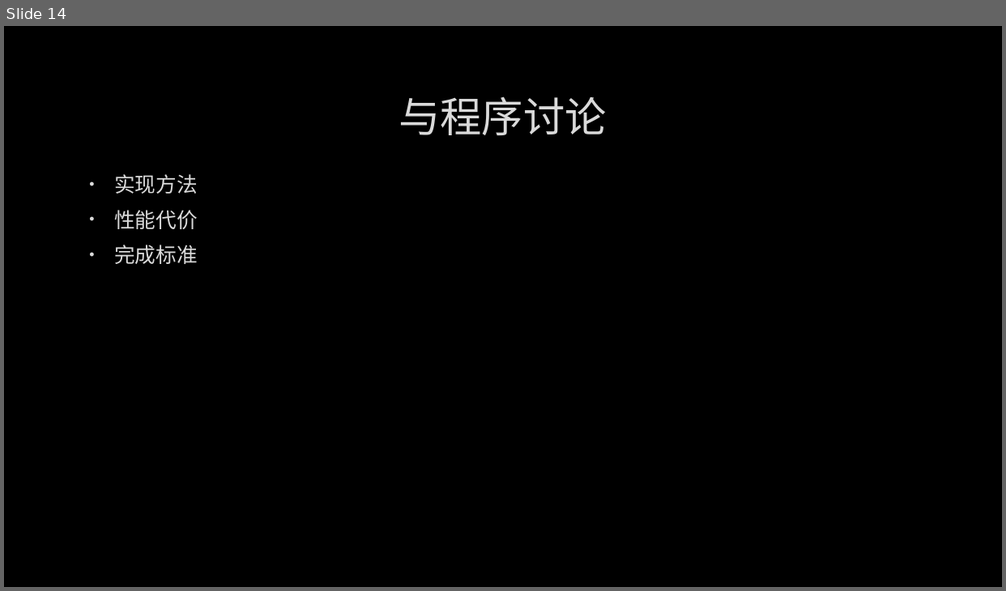
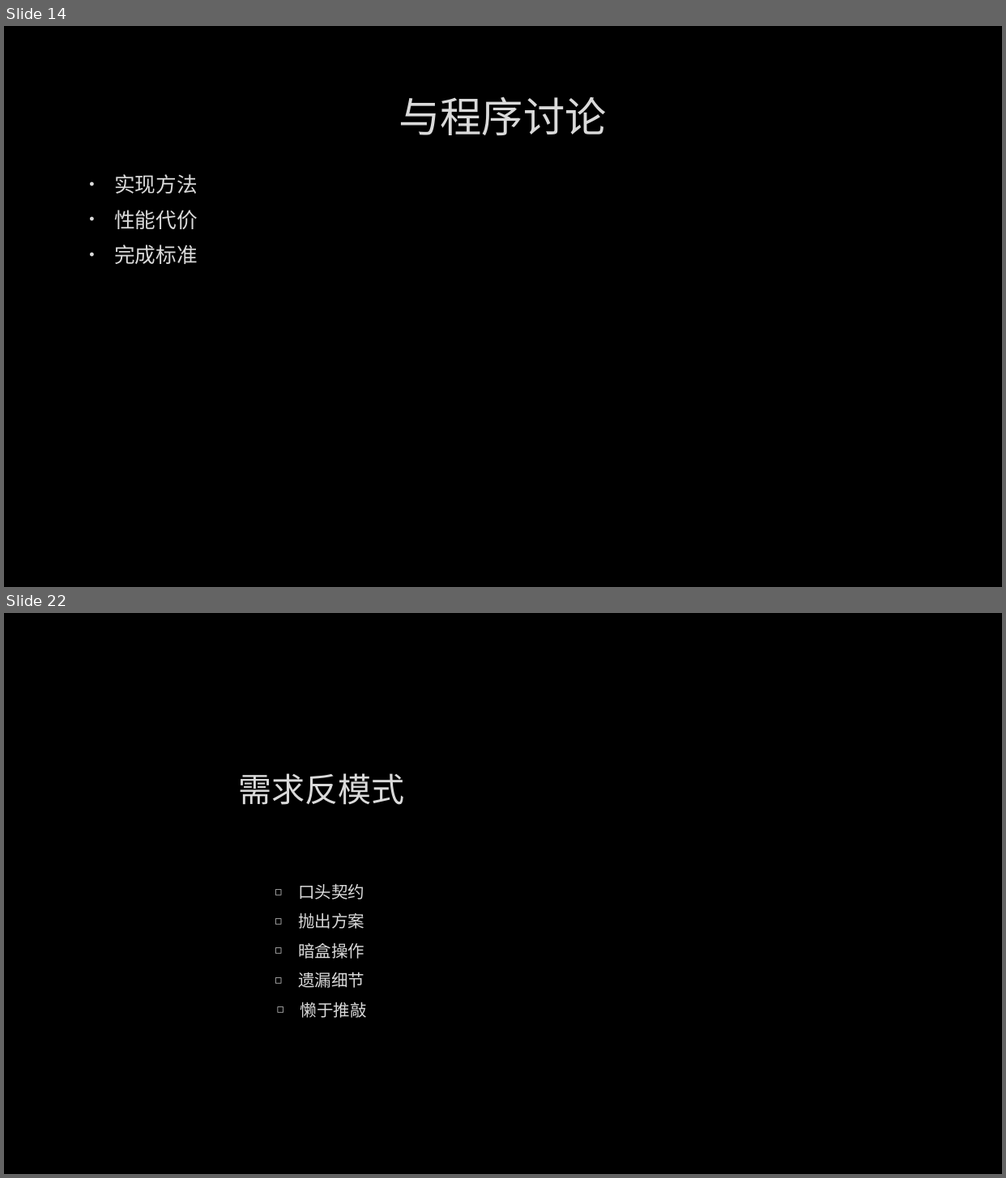
Before and after one commit to albertclass/Lessons, a slide deck: communication/策划与程序沟通技巧.pptx. Shown one above the other, each under a label of ours: slide 14 before the commit, slides 14 and 22 after it; the slides between them are not shown. The pictures are 1006x591 and 1006x1178 pixels, drawn with LibreOffice and Linux fonts; fonts in the diff are those of the drawing; background and template pictures are left out. Boxes give left, top, right and bottom in pixels: in the first picture for what was removed or moved away, otherwise in the second. Text is boxed around its words. In the diff, an @@ line names an element or a change of style, - is before the commit and + after.

```diff
--- a/communication/策划与程序沟通技巧.pptx
+++ b/communication/策划与程序沟通技巧.pptx
@@ slide 22 added at (4,613,1002,1174), background picture (left out) @@
@@ title added at (238,773,404,805), 32 pt, text #DADADA @@
+需求反模式
@@ text added at (298,884,367,1018), 16 pt, text #DADADA @@
+◻ 口头契约
+◻ 抛出方案
+◻ 暗盒操作
+◻ 遗漏细节
+◻ 懒于推敲
```
Also in this commit, not shown: 2 slides changed, 5 other slides added, 3 slides removed.
